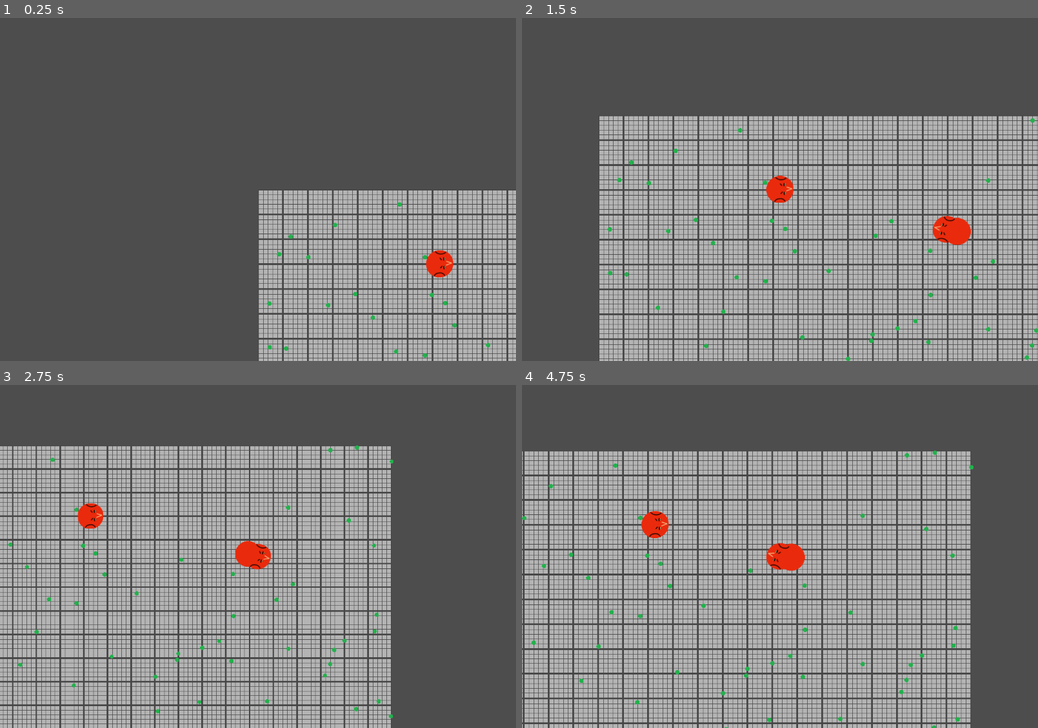
Above: before the commit, frames 1-4 (two rows, left to right).
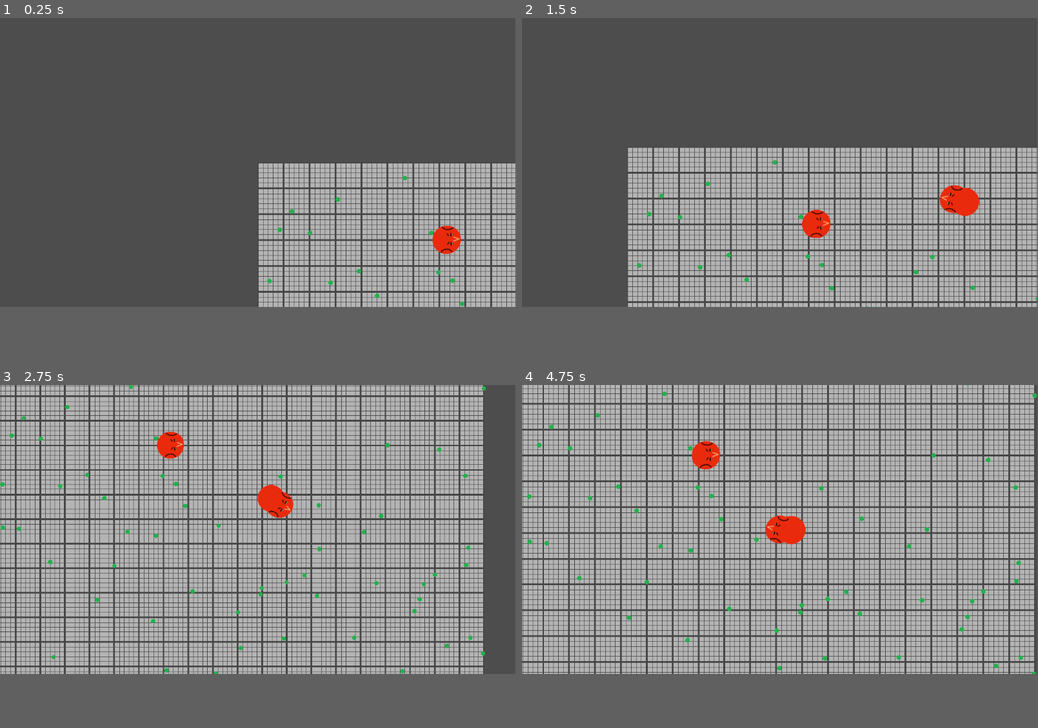
Above: after the commit, the same moments.

Repository: ficova174/SnakeEvolution
Game: Godot game, scene res://scenes/world.tscn
The game is run twice, just before and just after one commit, with the same random seed, the same clock (stepped at 60 frames per second) and the same inputs.
Inputs (mouse positions are in pixels of both pictures, inside the frame that each line leads up to):
- Up to frame 1 (0.25 s): no input
- Up to frame 2 (1.5 s): tap Enter at 0.5 s; move the mouse to (960, 264) at 0.52 s; hold D (right) 0.53-1.28 s; hold Space (dash) 0.53-1.28 s; click (960, 264) at 0.67 s; move the mouse to (780, 189) at 1.27 s; hold S (down) from 1.28 s (still down); click (780, 189) at 1.35 s
- Up to frame 3 (2.75 s): move the mouse to (361, 580) at 2.02 s; release S (down) at 2.03 s; hold D (right) from 2.03 s (still down); tap Mouse wheel up (zoom_in) at 2.1 s; click (361, 580) at 2.17 s
- Up to frame 4 (4.75 s): move the mouse to (769, 553) at 2.77 s; release D (right) at 2.78 s; hold Up (up) 2.78-3.53 s; tap Mouse wheel down (zoom_out) at 2.85 s; click (769, 553) at 2.92 s; move the mouse to (934, 607) at 3.52 s; hold Space (dash) 3.53-4.28 s; hold A (left) from 3.53 s (still down); move the mouse to (625, 505) at 4.27 s; click (625, 505) at 4.35 s
In our replay, the window is 800x533 before the commit and 799x449 after it. These sizes can differ from the game's own. Grey fills any space a smaller window leaves; there, only what the larger window draws over its background counts as a difference.

The runs differ from the first frame. In frame 1, 18% of the frame differs, in the area x 50-100%, y 42-100%; in frame 2, 36%; in frame 3, 58%; in frame 4, 60%, in the area x 0-100%, y 0-100%.

Commit message:
raycast prototype for agent

Diff:
--- a/agent.tscn
+++ b/agent.tscn
@@ -7,12 +7,28 @@
 
 [node name="Head" parent="." index="0" unique_id=1346012267]
 script = ExtResource("2_dhb2b")
-number_rays = 10
-fov = 180.0
+number_rays = 50
+fov = 270.0
 
 [node name="RayCastContainer" type="Node2D" parent="Head" index="4" unique_id=45870609]
 
 [node name="RayCast2D" type="RayCast2D" parent="Head/RayCastContainer" index="0" unique_id=672272911]
-target_position = Vector2(300, 0)
+target_position = Vector2(600, 0)
 collision_mask = 14
 collide_with_areas = true
+
+[node name="CanvasLayer" type="CanvasLayer" parent="." index="2" unique_id=1686589543]
+
+[node name="Control" type="Control" parent="CanvasLayer" index="0" unique_id=444060274]
+layout_mode = 3
+anchors_preset = 11
+anchor_left = 1.0
+anchor_right = 1.0
+anchor_bottom = 1.0
+grow_horizontal = 0
+grow_vertical = 2
+
+[node name="VBoxContainer" type="VBoxContainer" parent="CanvasLayer/Control" index="0" unique_id=1765595494]
+layout_mode = 0
+offset_right = 40.0
+offset_bottom = 40.0
--- a/project.godot
+++ b/project.godot
@@ -13,11 +13,6 @@
 config/name="SnakeEvolution"
 run/main_scene="uid://d2mltrc36pm1y"
 config/features=PackedStringArray("4.6", "Forward Plus")
-
-[display]
-
-window/size/viewport_width=1200
-window/size/viewport_height=800
 
 [editor]
 
--- a/scripts/agent/head.gd
+++ b/scripts/agent/head.gd
@@ -3,15 +3,40 @@
 
 @onready var raycast_container = $RayCastContainer
 @onready var raycasts: Array[RayCast2D] = [$RayCastContainer/RayCast2D]
-@export var number_rays: int = 10
-@export var fov: float = 180.0
+
+@export var number_rays: int = 50
+@export var fov: float = 270.0
+
+@onready var camera := $Camera2D
 
 
 func _ready() -> void:
 	var raycast_template: RayCast2D = raycasts[0]
 	var angle_step: float = fov / float(number_rays - 1)
+	raycasts.clear() # to avoid duplicating the central ray
 	for i in range(number_rays):
 		var new_raycast: RayCast2D = raycast_template.duplicate()
 		new_raycast.rotation_degrees = -(fov / 2.0) + i * angle_step
 		raycast_container.add_child(new_raycast)
 		raycasts.append(new_raycast)
+
+func _physics_process(_delta: float) -> void:
+	queue_redraw()
+
+func _draw() -> void:
+	if not camera.is_current():
+		return
+	var width: int = 2
+	for raycast in raycasts:
+		if not raycast.is_colliding():
+			var rotated_target_position: Vector2 = raycast.target_position.rotated(raycast.rotation)
+			draw_line(Vector2.ZERO, rotated_target_position, Color.WHITE, width)
+			continue
+		var collider: Object = raycast.get_collider()
+		var target_position: Vector2 = to_local(raycast.get_collision_point())
+		if collider is Food:
+			draw_line(Vector2.ZERO, target_position, Color.DARK_GREEN, width)
+		elif collider is Head:
+			draw_line(Vector2.ZERO, target_position, Color.DARK_ORANGE, width)
+		elif collider is BodySegment:
+			draw_line(Vector2.ZERO, target_position, Color.DARK_RED, width)
